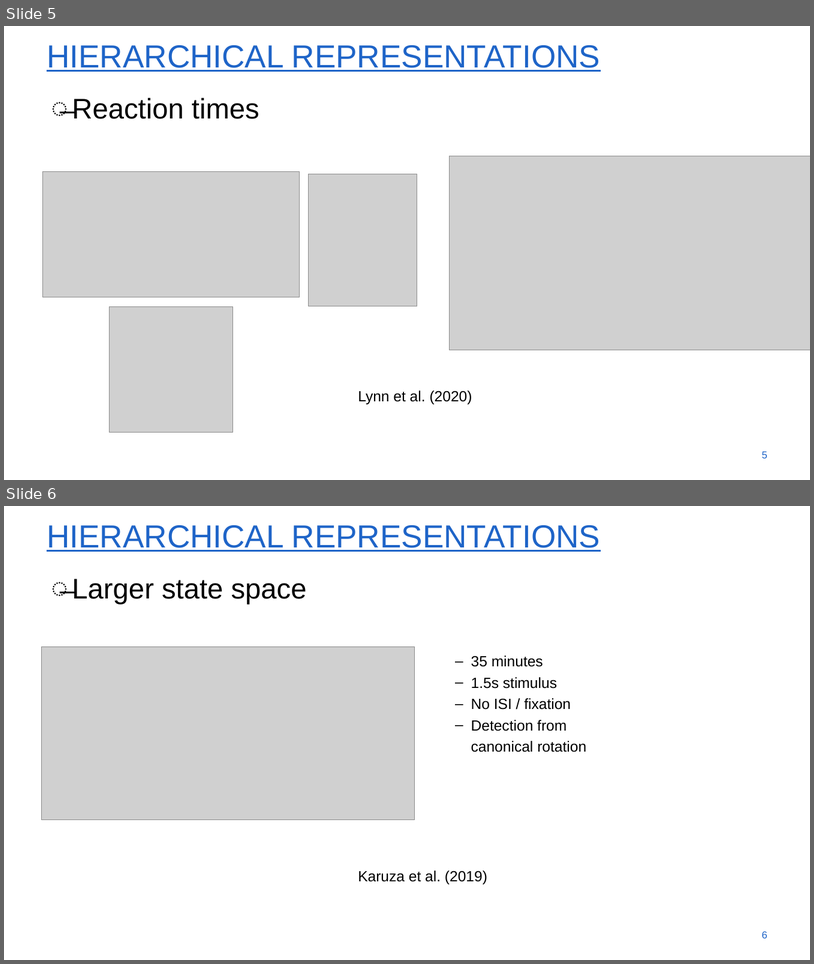
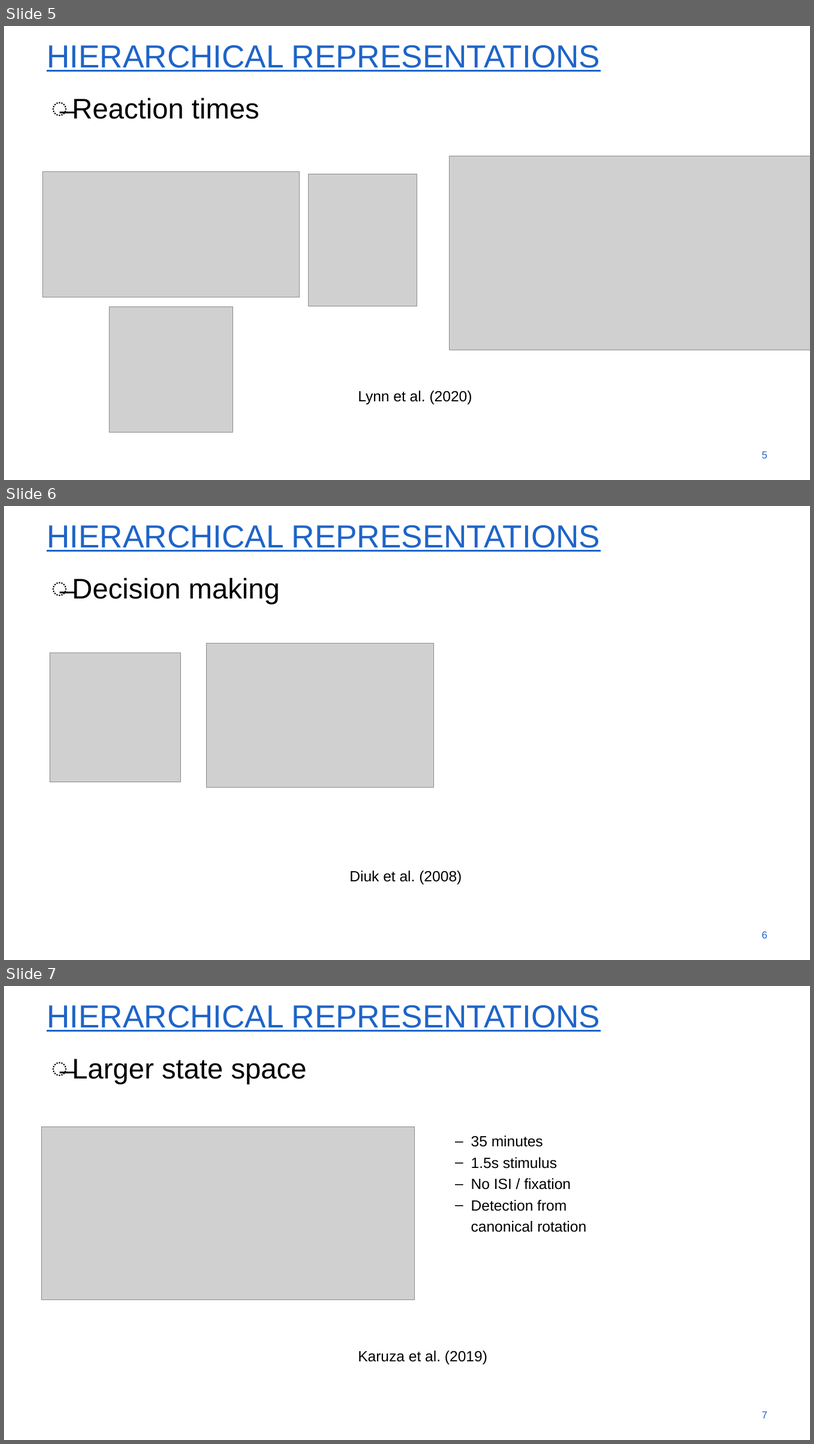
Before and after one commit to SvenWientjes/ModularGraphs-RL, a slide deck: Docs/Hierarchical reward task.pptx. Shown one above the other, each under a label of ours: slides 5 and 6 before the commit, slides 5, 6 and 7 after it. The pictures are 814x964 and 814x1444 pixels, drawn with LibreOffice and Linux fonts; fonts in the diff are those of the drawing; grey boxes stand for pictures; background and template pictures are left out. Boxes give left, top, right and bottom in pixels: in the first picture for what was removed or moved away, otherwise in the second. Text is boxed around its words. In the diff, an @@ line names an element or a change of style, - is before the commit and + after.

```diff
--- a/Docs/Hierarchical reward task.pptx
+++ b/Docs/Hierarchical reward task.pptx
@@ slide 6 added at [4, 506, 810, 960], background #FFFFFF @@
@@ title added at [47, 525, 600, 552], 54 pt, text #1E64C8, underline @@
+HIERARCHICAL REPRESENTATIONS
@@ text added at [72, 577, 280, 604], 48 pt, text #000000 @@
+̶ Decision making
@@ picture added at [206, 643, 434, 787] @@
@@ picture added at [50, 653, 181, 782] @@
@@ text added at [350, 870, 462, 884], 25 pt, text #000000 @@
+Diuk et al. (2008)
@@ page number added at [762, 931, 768, 938], 17.1 pt, text #1E64C8 @@
+6
@@ what was slide 6 is now slide 7 @@
@@ page number at [762, 1411, 768, 1418]: text changed @@
-6
+7
```
Also in this commit, not shown: 4 slides changed, 2 other slides added.
